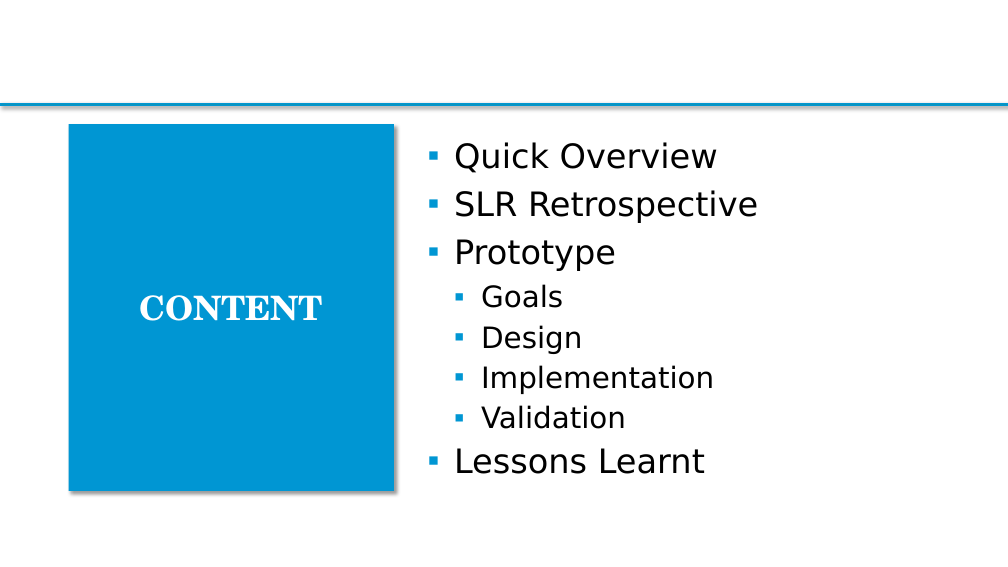
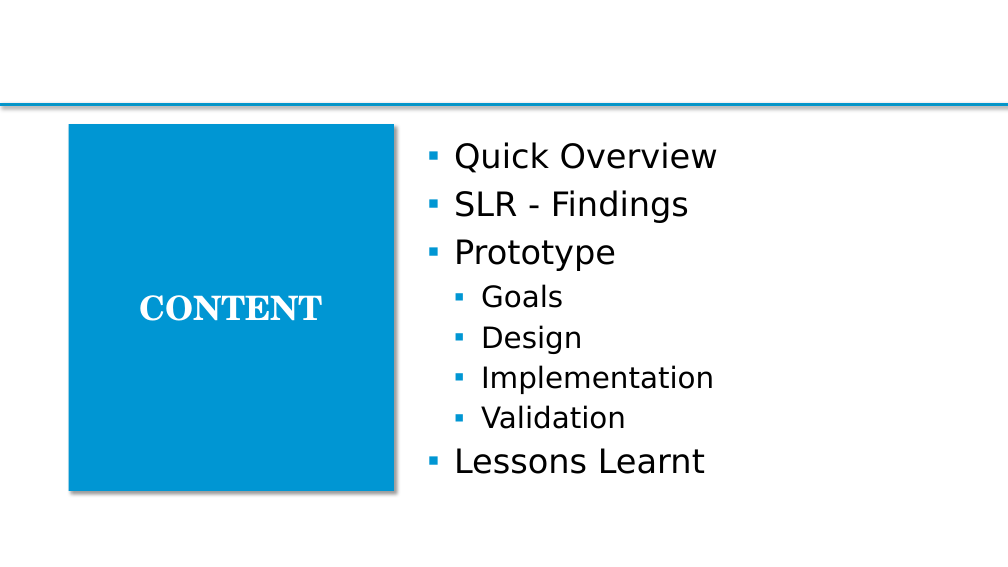
Before and after one commit to Bimi1804/BiT-ReNU, a slide deck: slide 2 of MasterThesis_Presentation2_MarkusBimassl.pptx. Drawn at 1008x567 pixels with LibreOffice and Linux fonts; fonts in the diff are those of the drawing; background and template pictures are left out. Boxes give left, top, right and bottom in pixels: in the first picture for what was removed or moved away, otherwise in the second. Text is boxed around its words. In the diff, an @@ line names an element or a change of style, - is before the commit and + after.

```diff
--- a/MasterThesis_Presentation2_MarkusBimassl.pptx
+++ b/MasterThesis_Presentation2_MarkusBimassl.pptx
@@ text at bbox=[454, 190, 689, 223]: text changed @@
-▪ SLR Retrospective
+▪ SLR - Findings
```
Also in this commit, not shown: 6 other slides changed, 15 slides added.
